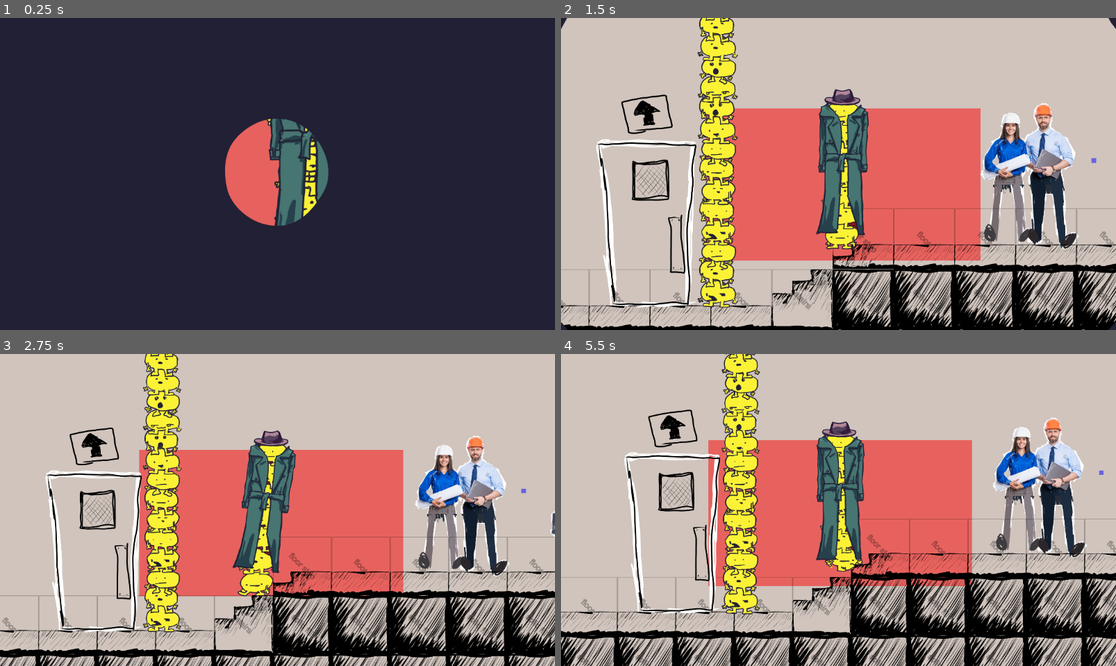
Above: before the commit, frames 1-4 (two rows, left to right).
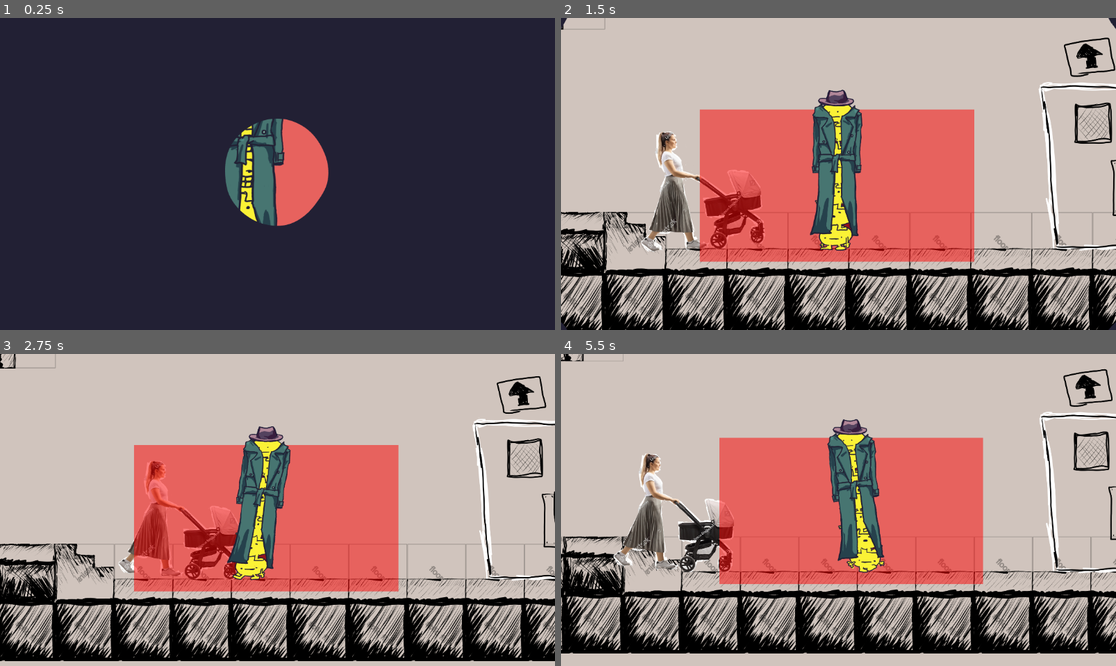
Above: after the commit, the same moments.

Repository: JCoMcL/gourt-game
Game: Godot game, scene res://level/level-container.tscn
The game is run twice, just before and just after one commit, with the same random seed, the same clock (stepped at 60 frames per second) and the same inputs.
Inputs (mouse positions are in pixels of both pictures, inside the frame that each line leads up to):
- Up to frame 1 (0.25 s): no input
- Up to frame 2 (1.5 s): drag from (1093, 186) to (594, 248) at 0.52 s; drag from (727, 189) to (638, 223) at 1.27 s
- Up to frame 3 (2.75 s): move the mouse to (333, 441) at 2.02 s; hold Left (go left) from 2.03 s (still down); hold Mouse wheel down (move equipment down) from 2.03 s (still down)
- Up to frame 4 (5.5 s): release Left (go left) at 2.75 s; release Mouse wheel down (move equipment down) at 2.75 s; drag from (810, 572) to (1082, 491) at 2.77 s; move the mouse to (1005, 556) at 3.52 s; hold Right (go right) 3.53-4.25 s; hold Right mouse button (probe) 3.53-4.25 s; drag from (672, 463) to (838, 516) at 4.27 s; move the mouse to (866, 510) at 5.02 s; hold Right (go right) from 5.03 s (still down); hold Up (enter door) from 5.03 s (still down); click (866, 510) at 5.17 s

The runs differ from the first frame. In frame 1, 4.9% of the frame differs, in the area x 40-60%, y 32-67%; in frame 2, 37%; in frame 3, 38%; in frame 4, 43%, in the area x 0-100%, y 0-100%.

Commit message:
set up layers and colliderts

Diff:
--- a/level/office-level.tscn
+++ b/level/office-level.tscn
@@ -74,6 +74,10 @@
 shader_parameter/grow = 0.0
 shader_parameter/handle = Vector2(0, 0)
 
+[sub_resource type="RectangleShape2D" id="RectangleShape2D_5ybge"]
+resource_local_to_scene = true
+size = Vector2(1620, 654)
+
 [sub_resource type="ShaderMaterial" id="ShaderMaterial_4gsd2"]
 resource_local_to_scene = true
 shader = ExtResource("13_slst7")
@@ -163,7 +167,7 @@
 metadata/_custom_type_script = "uid://cdsy208jbfkdj"
 
 [node name="ActivationZone" type="Area2D" parent="Master"]
-collision_layer = 0
+collision_layer = 128
 collision_mask = 8
 script = ExtResource("12_5y8te")
 
@@ -185,13 +189,15 @@
 
 [node name="Conversation" parent="." node_paths=PackedStringArray("actors") instance=ExtResource("15_1axx8")]
 position = Vector2(1960, -29)
-collision_layer = 8
-collision_mask = 0
 actors = [NodePath("../Inspectors"), NodePath("../Janitor"), NodePath("../Gourt Stack/Gourt0")]
+
+[node name="CollisionShape2D" parent="Conversation" index="0"]
+position = Vector2(61, 31)
+shape = SubResource("RectangleShape2D_5ybge")
 
 [node name="Gourt Stack" parent="." node_paths=PackedStringArray("root_child") instance=ExtResource("12_utg4x")]
 y_sort_enabled = true
-position = Vector2(908, 239)
+position = Vector2(-978, 402)
 root_child = NodePath("Gourt0")
 
 [node name="Gourt0" parent="Gourt Stack" node_paths=PackedStringArray("head_friend") instance=ExtResource("13_ax68m")]
@@ -328,4 +334,5 @@
 foot_friend = NodePath("../Gourt0")
 
 [editable path="TileMapLayer/Door"]
+[editable path="Conversation"]
 [editable path="Gourt Stack"]
Not shown: 1 places in level/office-level.tscn that only renumber resources
